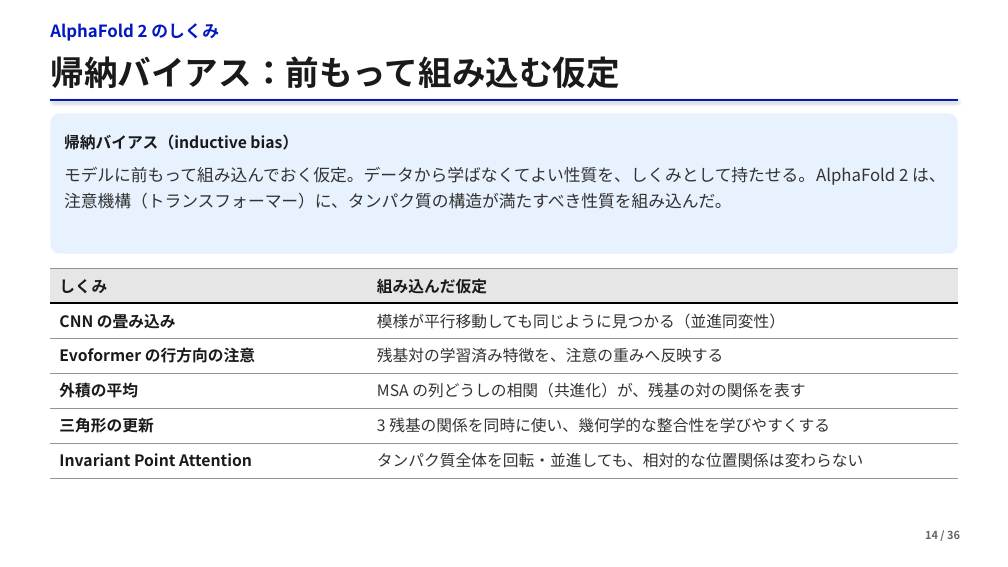
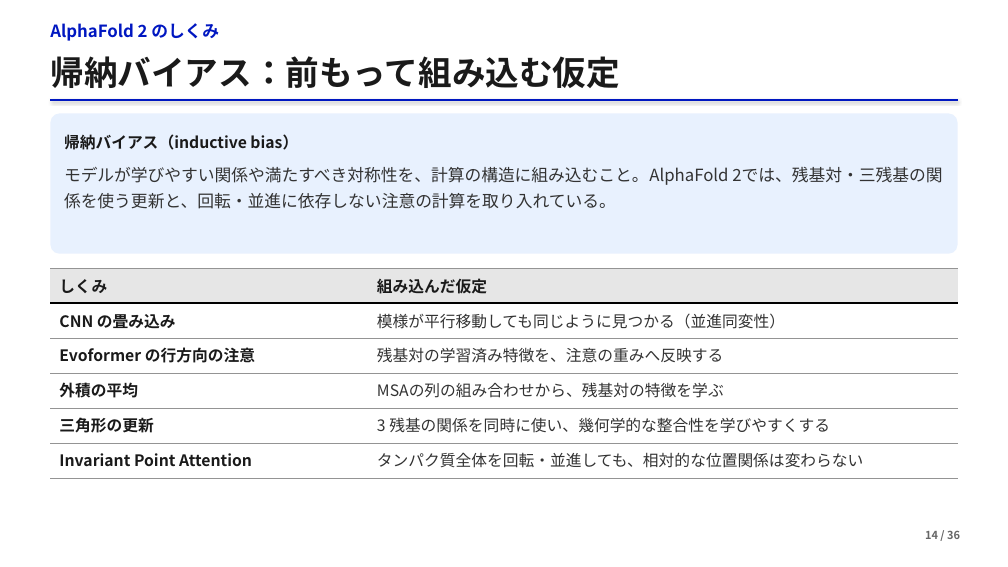
Before and after one commit to matsunagalab/lecture_bioinfo, a slide deck: slide 14 of 05_AlphaFold2による構造予測/05_AlphaFold2による構造予測.pptx. Drawn at 1008x567 pixels with LibreOffice and Linux fonts; fonts in the diff are those of the drawing. Boxes give left, top, right and bottom in pixels: in the first picture for what was removed or moved away, otherwise in the second. Text is boxed around its words. In the diff, an @@ line names an element or a change of style, - is before the commit and + after.

```diff
--- a/05_AlphaFold2による構造予測/05_AlphaFold2による構造予測.pptx
+++ b/05_AlphaFold2による構造予測/05_AlphaFold2による構造予測.pptx
@@ text at (64, 167, 942, 209): text changed @@
-モデルに前もって組み込んでおく仮定。データから学ばなくてよい性質を、しくみとして持たせる。AlphaFold 2 は、注意機構（トランスフォーマー）に、タンパク質の構造が満たすべき性質を組み込んだ。
+モデルが学びやすい関係や満たすべき対称性を、計算の構造に組み込むこと。AlphaFold 2では、残基対・三残基の関係を使う更新と、回転・並進に依存しない注意の計算を取り入れている。
@@ table at (51, 268, 958, 479) @@
-row 4, column 2: MSA の列どうしの相関（共進化）が、残基の対の関係を表す
+row 4, column 2: MSAの列の組み合わせから、残基対の特徴を学ぶ
```
Also in this commit, not shown: 37 other slides changed, 2 other files.
